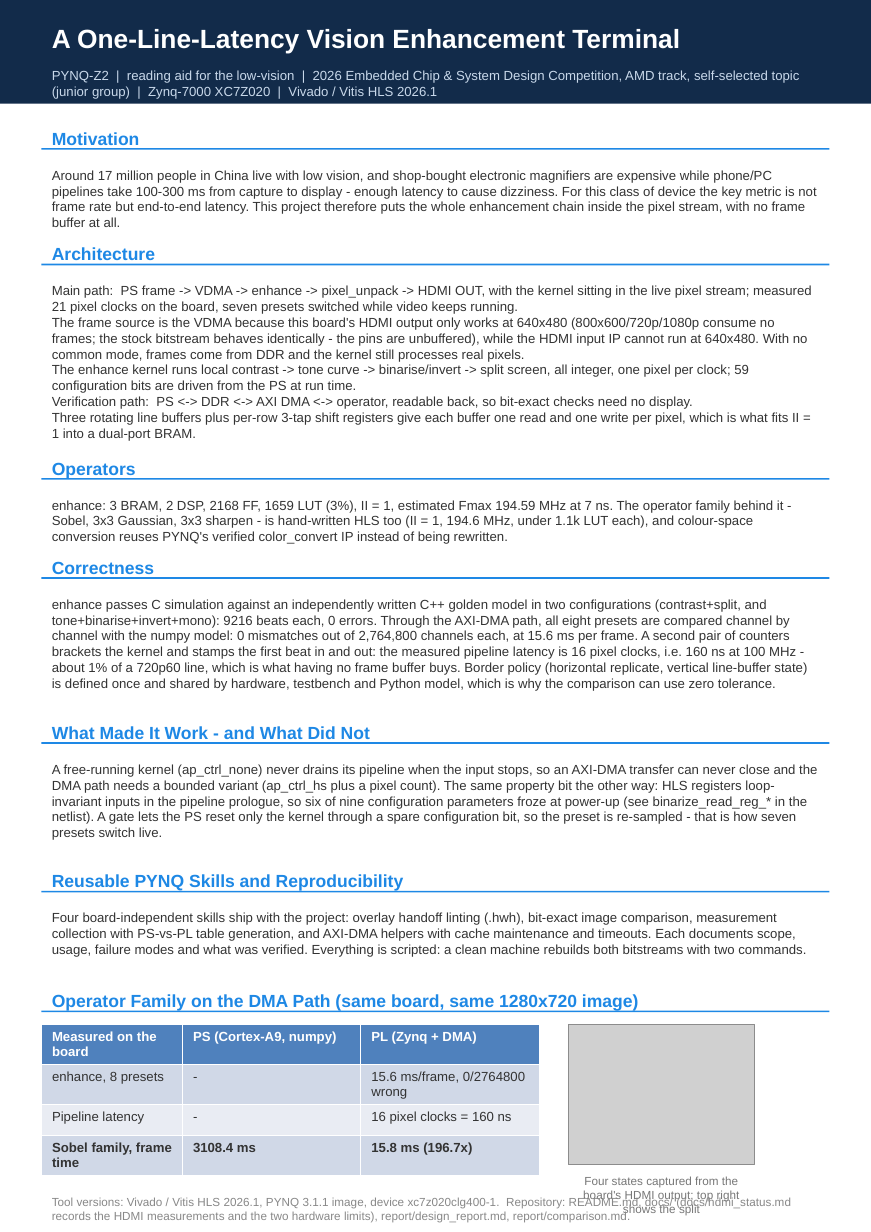
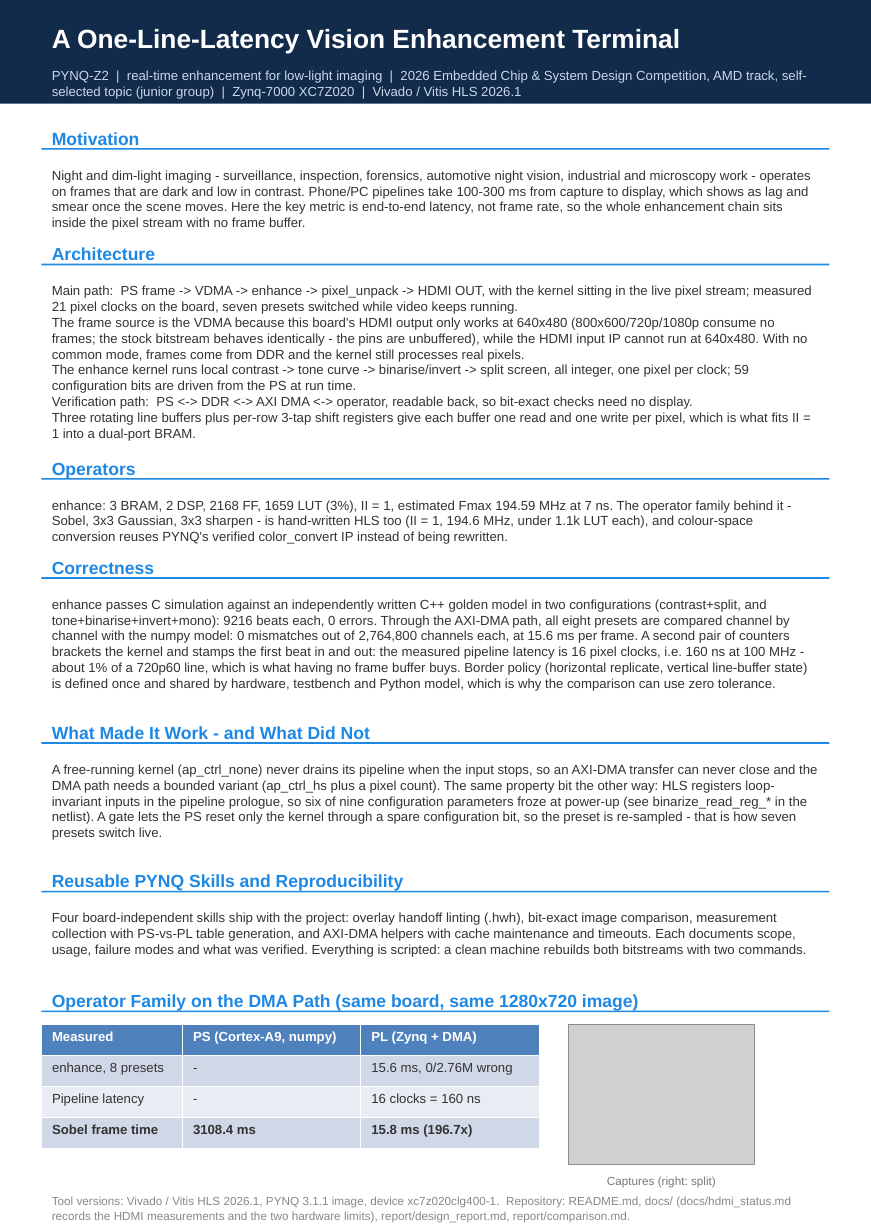
Before and after one commit to yileina459-coder/pynq_lowlight-enhance, a slide deck: slide 1 of report/poster/poster.pptx. Drawn at 871x1232 pixels with LibreOffice and Linux fonts; fonts in the diff are those of the drawing; grey boxes stand for pictures. Boxes give left, top, right and bottom in pixels: in the first picture for what was removed or moved away, otherwise in the second. Text is boxed around its words. In the diff, an @@ line names an element or a change of style, - is before the commit and + after.

```diff
--- a/report/poster/poster.pptx
+++ b/report/poster/poster.pptx
@@ text at [52,70,807,99]: text changed @@
-PYNQ-Z2 | reading aid for the low-vision | 2026 Embedded Chip & System Design Competition, AMD track, self-selected topic (junior group) | Zynq-7000 XC7Z020 | Vivado / Vitis HLS 2026.1
+PYNQ-Z2 | real-time enhancement for low-light imaging | 2026 Embedded Chip & System Design Competition, AMD track, self-selected topic (junior group) | Zynq-7000 XC7Z020 | Vivado / Vitis HLS 2026.1
@@ text at [52,170,811,230]: text changed @@
-Around 17 million people in China live with low vision, and shop-bought electronic magnifiers are expensive while phone/PC pipelines take 100-300 ms from capture to display - enough latency to cause dizziness. For this class of device the key metric is not frame rate but end-to-end latency. This project therefore puts the whole enhancement chain inside the pixel stream, with no frame buffer at all.
+Night and dim-light imaging - surveillance, inspection, forensics, automotive night vision, industrial and microscopy work - operates on frames that are dark and low in contrast. Phone/PC pipelines take 100-300 ms from capture to display, which shows as lag and smear once the scene moves. Here the key metric is end-to-end latency, not frame rate, so the whole enhancement chain sits inside the pixel stream with no frame buffer.
@@ table at [41,1024,538,1148] @@
-row 1, column 1: Measured on the board
+row 1, column 1: Measured
-row 2, column 3: 15.6 ms/frame, 0/2764800 wrong
+row 2, column 3: 15.6 ms, 0/2.76M wrong
-row 3, column 3: 16 pixel clocks = 160 ns
+row 3, column 3: 16 clocks = 160 ns
-row 4, column 1: Sobel family, frame time
+row 4, column 1: Sobel frame time
@@ text at [607,1176,716,1188]: text changed @@
-Four states captured from the board's HDMI output; top right shows the split
+Captures (right: split)
```
Also in this commit, not shown: 14 other files.
